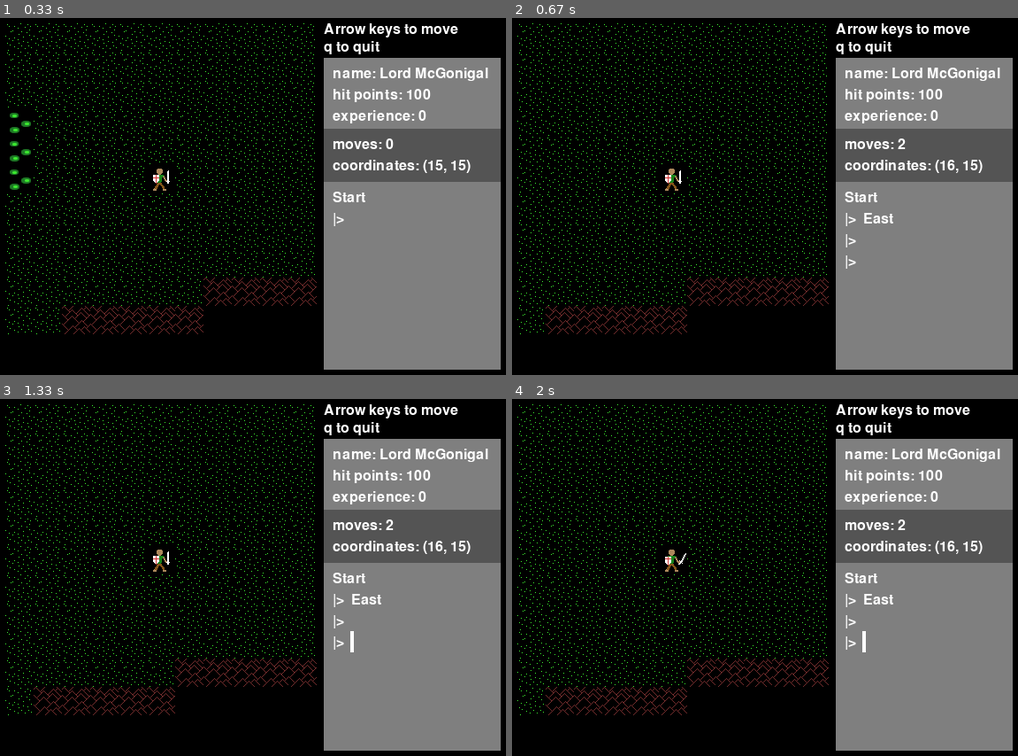
Above: before the commit, frames 1-4 (two rows, left to right).
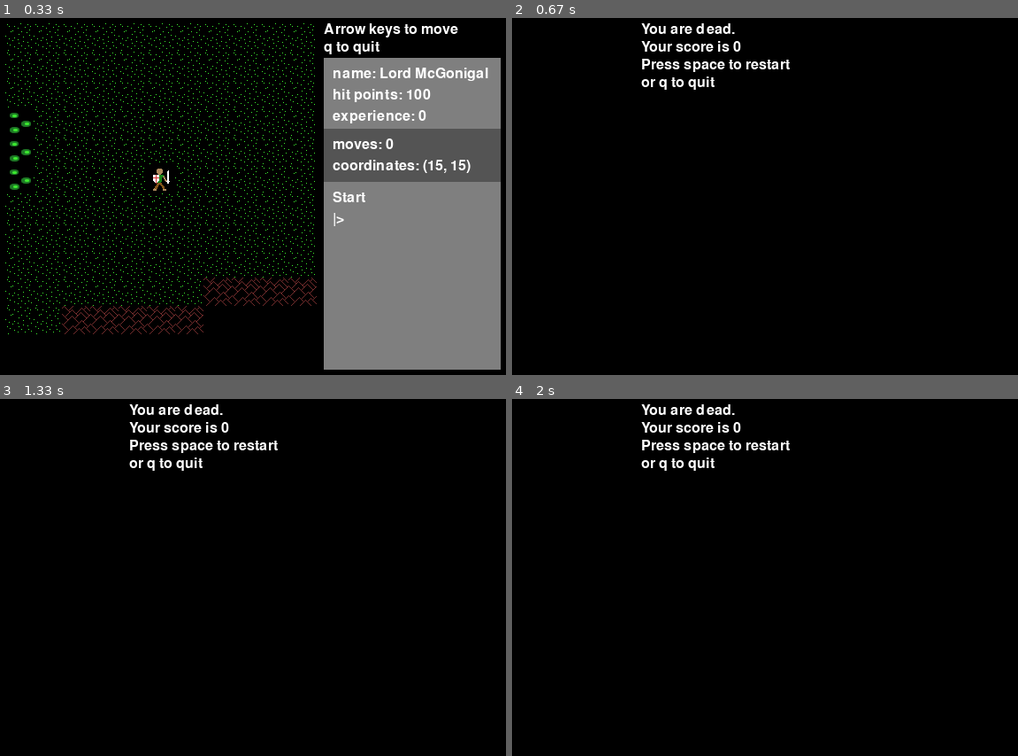
Above: after the commit, the same moments.

Repository: josh-reynolds/Python
Game: pygame game, started from pygame/nulltima/demo.py
Same seed, same stepped clock (60 frames per second), same inputs: the game is played once before the commit and once after it.
Inputs:
- Up to frame 1 (0.33 s): no input
- Up to frame 2 (0.67 s): hold N from 0.33 s (still down); hold Right from 0.33 s (still down)
- Up to frame 3 (1.33 s): release N at 0.8 s; release Right at 0.8 s
- Up to frame 4 (2 s): no input

Frame 1 is identical in both runs. In frame 2, 35% of the frame differs, in the area x 1-99%, y 1-99%; in frame 3, 35%; in frame 4, 35%.

Commit message:
Initial end screen - limited functionality and much refactoring needed

Diff:
--- a/pygame/nulltima/actions.py
+++ b/pygame/nulltima/actions.py
@@ -79,3 +79,10 @@
         self.target = target
     def execute(self):
         print(self.target.action_queue)
+
+class NextLevel(Action):
+    def __init__(self, target):
+        self.name = 'NextLevel'
+        self.target = target
+    def execute(self):
+        self.target.level = self.target.levels[1]
--- a/pygame/nulltima/demo.py
+++ b/pygame/nulltima/demo.py
@@ -13,5 +13,13 @@
         GameStatusDisplay(pos=(420,180))
         Console(pos=(420, 240))
 
+        EndScreen(caption='Game Over')
+        Text(text='You are dead.', pos=(200, 60))
+        Text(text='Your score is {}'.format(Game.score), pos=(200, 80))
+        Text(text='Press space to restart', pos=(200, 100))
+        Text(text='or q to quit', pos=(200, 120))
+
+        Game.level = Game.levels[0]
+
 if __name__ == '__main__':
     Demo().run()
--- a/pygame/nulltima/game.py
+++ b/pygame/nulltima/game.py
@@ -159,6 +159,46 @@
         cursor_rect = (30, self.prompt_pos, self.fontsize/6, self.fontsize)
         pygame.draw.rect(self.img, self.prompt_color, cursor_rect)
         Game.screen.blit(self.img, self.rect)
+
+class EndScreen:
+    def __init__(self, *args, **options):
+        Game.levels.append(self)
+        Game.level = self
+        self.id = Level.options['id']
+        Level.options['id'] += 1
+        self.bg = Level.options['bg']
+        self.file = Level.options['file']
+        self.caption = Level.options['caption']
+
+        self.components = []
+
+        self.define_actions()
+        self.shortcuts = {}
+
+        self.rect = Game.screen.get_rect()
+        self.img = pygame.Surface(self.rect.size)
+        self.img.fill(self.bg)
+
+        self.enter()
+
+    def update(self):
+        for component in self.components:
+            component.update()
+
+    def draw(self):
+        Game.screen.blit(self.img, self.rect)
+        for component in self.components:
+            component.draw()
+        pygame.display.flip()
+
+    def enter(self):
+        pygame.display.set_caption(self.caption)
+
+    def define_actions(self):
+        pass
+
+    def do_event(self, event):
+        pass
 
 class Level:
     options = {
@@ -288,6 +328,7 @@
     screen = None
     bg = Color('gray')
     message_queue = []
+    score = 0
 
     def __init__(self):
         pygame.init()
@@ -298,6 +339,7 @@
         self.define_actions()
         self.shortcuts = {
                 (K_q, 0): self.q,
+                (K_n, 0): self.n,
                 }
 
     def run(self):
@@ -326,6 +368,7 @@
 
     def define_actions(self):
         self.q = actions.Quit(Game)
+        self.n = actions.NextLevel(Game)
 
 class ScreenMock():
     def get_rect(self):
